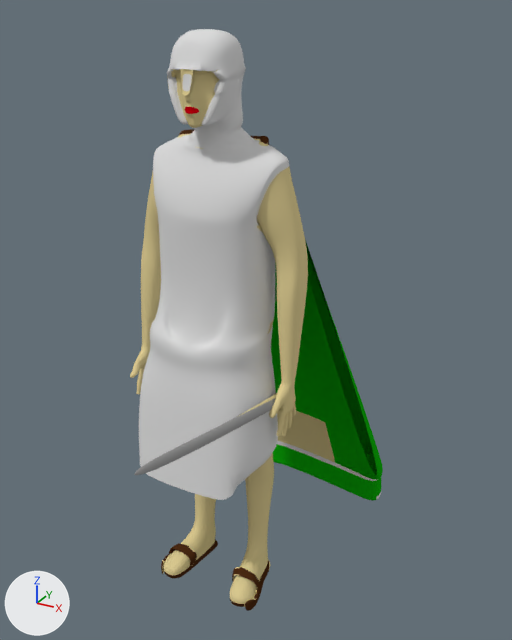
The Blender file RTS Dev Project/Assets/Models/Characters/babilons/babylonians_soldier.blend as it was, and as the next commit left it.
Before and after are seen from a 50 mm camera at (3.33, -5.25, 5.81) aimed at (0.42, 0.03, 3.17). Lighting does not change. The marker at lower left points along +X, +Y and +Z.

Objects in the first picture: 'human'.
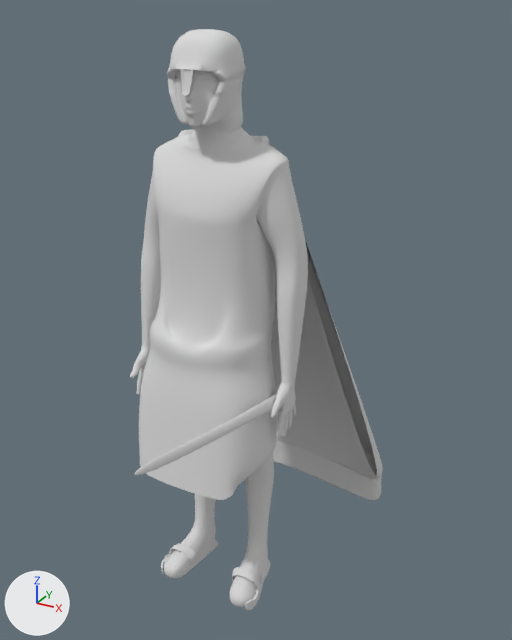
Patch to the scene script:
```diff
--- a/RTS Dev Project/Assets/Models/Characters/babilons/babylonians_soldier.blend.py
+++ b/RTS Dev Project/Assets/Models/Characters/babilons/babylonians_soldier.blend.py
@@ me_human @@
 me_human.from_pydata(...)  # 2309 vertices, 2316 faces, 4 loose edges; spans x -3.6..4.4, y -6.5..4.5, z -8.1..8.4
 # used by ob_human; location = (0.0, 0.0, 2.8); scale = (0.344, 0.344, 0.344)
+# me_human part 1: all 8 faces that had it switch from mat_material_003 (red #e70012) to mat_material_004 (light grey #dbdbdb)
+# me_human part 2: all 214 faces that had it switch from mat_material_001 (brown #4c2b14) to mat_material_004 (light grey #dbdbdb)
+# me_human part 3: all 102 faces that had it switch from mat_material_005 (green #10ae0b) to mat_material_004 (light grey #dbdbdb)
+# me_human part 4: all 1619 faces that had it switch from mat_material_007 (beige #dfce94) to mat_material_004 (light grey #dbdbdb)
+# me_human part 5: all 16 faces that had it switch from mat_material_008 (grey #9b9b9b) to mat_material_004 (light grey #dbdbdb)
```

What differs and where, as boxes [x1, y1, x2, y2] in the pictures (512 x 640 px):
part 1 of me_human, recoloured: [185, 107, 199, 114] in both
part 2 of me_human, recoloured (brown to grey): [161, 129, 276, 611] in both
part 3 of me_human, recoloured (green to grey): [271, 240, 383, 501] in both
part 4 of me_human, recoloured (beige to grey): [130, 69, 335, 607] in both
part 5 of me_human, recoloured: [134, 398, 275, 475] in both
